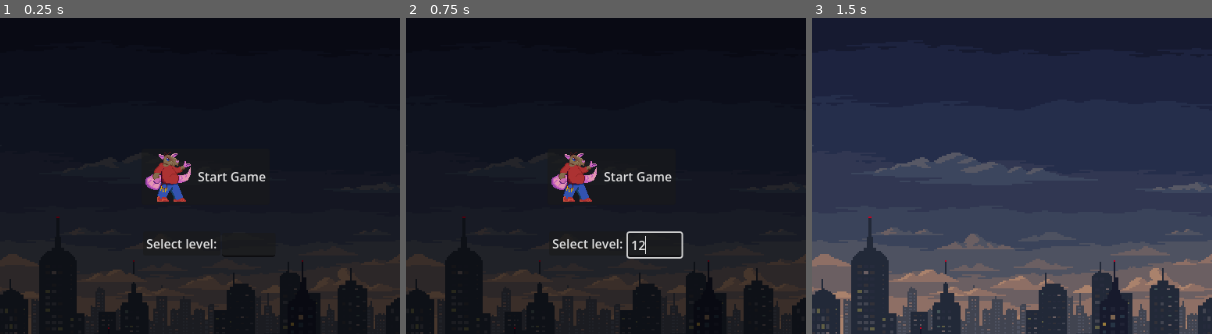
Above: before the commit, frames 1-3 (left to right).
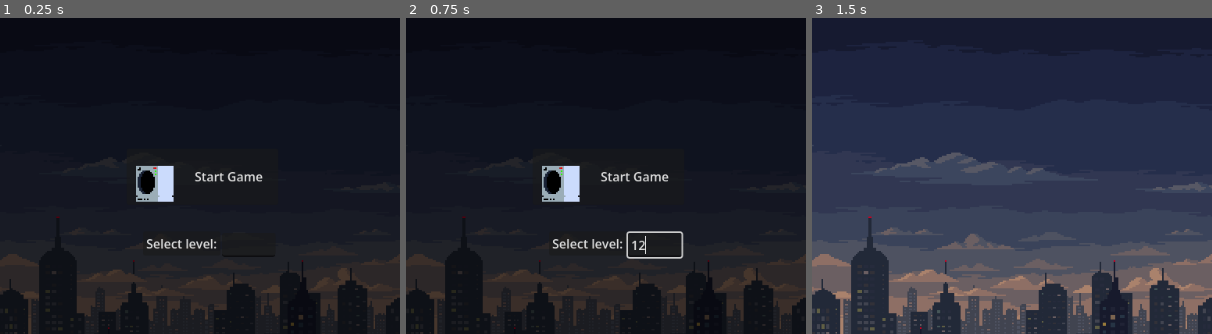
Above: after the commit, the same moments.

Repository: jake-ciliberti/rotate-renovate
Game: Godot game, scene res://rotate_renovate.tscn
The game is run twice, just before and just after one commit, with the same random seed, the same clock (stepped at 60 frames per second) and the same inputs.
Inputs (mouse positions are % of the whole screen's width and height, from its top left):
- Up to frame 1 (0.25 s): no input
- Up to frame 2 (0.75 s): click (56, 47) at 0.52 s; type "12" at 0.6 s
- Up to frame 3 (1.5 s): click "Start Game" at 1.25 s
The pictures show only the part of the screen within x 25-75%, y 12-62%; the shares and areas given below are measured in that part.

The runs differ from the first frame. In frame 1, 1.9% of the frame differs, in the area x 34-67%, y 42-59%; in frame 2, 1.9%; in frame 3, nothing differs.

Commit message:
added better washing machine sprites

Diff:
--- a/levels/level_0.tscn
+++ b/levels/level_0.tscn
@@ -4,7 +4,7 @@
 [ext_resource type="TileSet" uid="uid://cn5qrq50vbfwx" path="res://sprites/tiles/Docks.tres" id="2_823pn"]
 [ext_resource type="Script" uid="uid://cg1q082726f4t" path="res://scripts/door.gd" id="3_2ro2b"]
 [ext_resource type="TileSet" uid="uid://ciylkriooxq3g" path="res://sprites/tiles/Ocean.tres" id="3_yi3jx"]
-[ext_resource type="Texture2D" uid="uid://b7v7tjtjgsc76" path="res://sprites/washing_machine.png" id="4_2ro2b"]
+[ext_resource type="Texture2D" uid="uid://cpmf5t77vmk6o" path="res://sprites/laundry_machine.png" id="4_2ro2b"]
 [ext_resource type="Script" uid="uid://cb3cpa537xkor" path="res://scripts/ratford.gd" id="4_foxie"]
 [ext_resource type="Texture2D" uid="uid://dswa05h7u8xo7" path="res://sprites/ratford/lil_ratford.png" id="4_yi3jx"]
 [ext_resource type="Script" uid="uid://bc6sfw7urwwul" path="res://scripts/ratford2.gd" id="6_7d3si"]
@@ -23,7 +23,7 @@
 size = Vector2(20, 850)
 
 [sub_resource type="RectangleShape2D" id="RectangleShape2D_p0s0h"]
-size = Vector2(96.16516, 90.82489)
+size = Vector2(408.59457, 469.2418)
 
 [sub_resource type="RectangleShape2D" id="RectangleShape2D_4v1xc"]
 size = Vector2(180, 219)
@@ -80,11 +80,11 @@
 metadata/_custom_type_script = "uid://cg1q082726f4t"
 
 [node name="CollisionShape2D" type="CollisionShape2D" parent="Door" unique_id=25755886]
-position = Vector2(2.029419, -16.49646)
+position = Vector2(26.09961, -205.70517)
 shape = SubResource("RectangleShape2D_p0s0h")
 
 [node name="Sprite2D" type="Sprite2D" parent="Door" unique_id=2006835679]
-position = Vector2(2.0600858, -32.996235)
+position = Vector2(29.428606, -234.94662)
 scale = Vector2(4, 4)
 texture = ExtResource("4_2ro2b")
 
--- a/levels/level_6.tscn
+++ b/levels/level_6.tscn
@@ -2,6 +2,7 @@
 
 [ext_resource type="Script" uid="uid://1hljlhp5cw2n" path="res://scripts/level.gd" id="1_6up2b"]
 [ext_resource type="FontFile" uid="uid://c8dq512vwtdo3" path="res://papyrus.ttf" id="2_vflpa"]
+[ext_resource type="Texture2D" uid="uid://csrqwxw3hwxe1" path="res://sprites/clean_laundry.png" id="3_pltw0"]
 
 [node name="Level" type="Node2D" unique_id=1325096220]
 script = ExtResource("1_6up2b")
@@ -26,3 +27,7 @@
 
 Game by Beej Bowling and Jake Ciliberti"
 horizontal_alignment = 1
+
+[node name="Sprite2D" type="Sprite2D" parent="." unique_id=508519419]
+position = Vector2(514, 673)
+texture = ExtResource("3_pltw0")
--- a/menu.tscn
+++ b/menu.tscn
@@ -1,7 +1,7 @@
 [gd_scene format=3 uid="uid://cv2y0prs3enhs"]
 
 [ext_resource type="Script" uid="uid://cj38vnswc5sm1" path="res://scripts/menu.gd" id="1_nlkkf"]
-[ext_resource type="Texture2D" uid="uid://dswa05h7u8xo7" path="res://sprites/ratford/lil_ratford.png" id="4_qe12f"]
+[ext_resource type="Texture2D" uid="uid://b7v7tjtjgsc76" path="res://sprites/washing_machine.png" id="2_4hy44"]
 [ext_resource type="Script" uid="uid://i7k4ncnolrgq" path="res://scripts/level_select.gd" id="5_ytr4m"]
 [ext_resource type="Script" uid="uid://bo180hgf7p1k6" path="res://scripts/start_button.gd" id="6_qe12f"]
 
@@ -31,12 +31,13 @@
 
 [node name="start_button" type="Button" parent="." unique_id=848049087]
 layout_mode = 0
-offset_left = 430.0
+offset_left = 411.0
 offset_top = 254.0
-offset_right = 594.0
+offset_right = 605.0
 offset_bottom = 326.0
 text = "Start Game"
-icon = ExtResource("4_qe12f")
+icon = ExtResource("2_4hy44")
+expand_icon = true
 script = ExtResource("6_qe12f")
 
 [node name="select_level" type="Button" parent="." unique_id=1569364535 node_paths=PackedStringArray("number_input")]
--- a/scripts/water.gd
+++ b/scripts/water.gd
@@ -10,6 +10,7 @@
 	body_entered.connect(_on_body_entered)
 	body_exited.connect(_on_body_exited)
 	tree_exiting.connect(_on_tree_exiting)
+	add_to_group("water")
 
 # Called every frame. 'delta' is the elapsed time since the previous frame.
 func _process(_delta: float) -> void:
Binary file added: sprites/clean_laundry.png
Not shown, added: sprites/clean_laundry.png.import
Binary file added: sprites/laundry_machine.png
Not shown, added: sprites/laundry_machine.png.import
